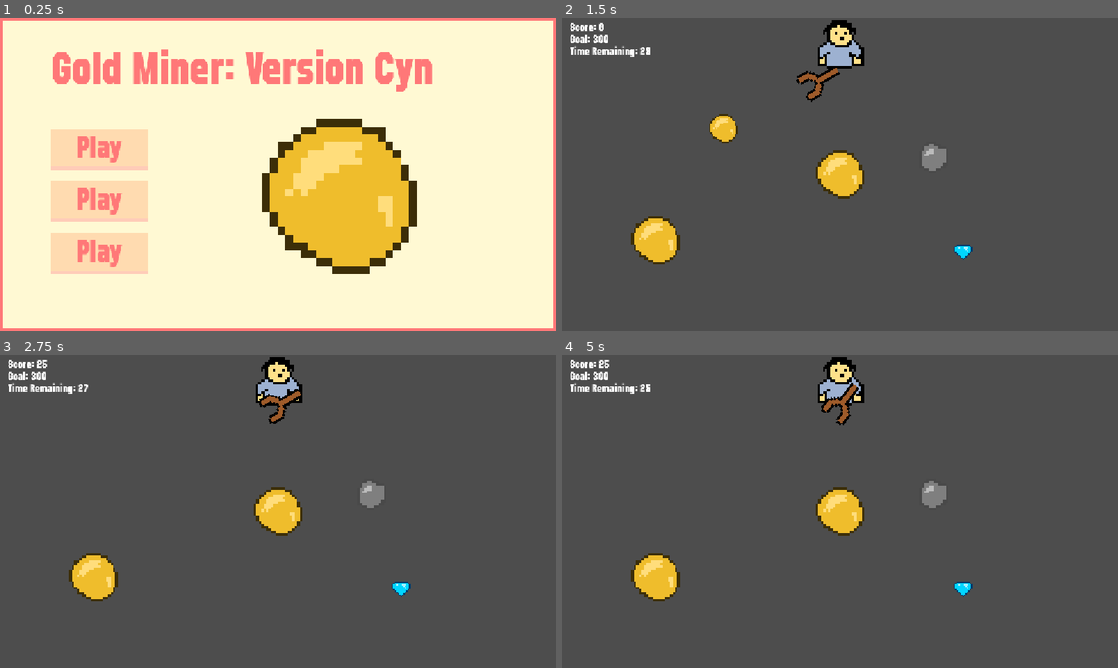
Above: before the commit, frames 1-4 (two rows, left to right).
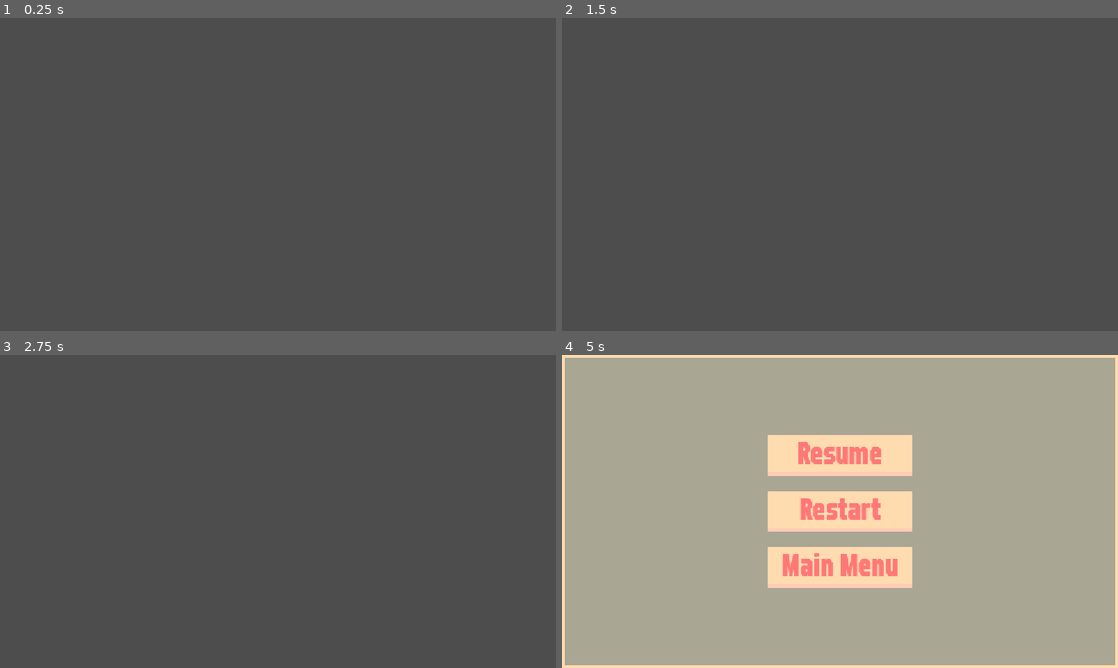
Above: after the commit, the same moments.

Repository: cindyschen/Gold-Miner-Version-Cyn
Game: Godot game, scene res://scenes/pause_menu.tscn
Same seed, same stepped clock (60 frames per second), same inputs: the game is played once before the commit and once after it. Before the commit the project starts from res://scenes/main_menu.tscn.
Inputs (mouse positions are in pixels of both pictures, inside the frame that each line leads up to):
- Up to frame 1 (0.25 s): no input
- Up to frame 2 (1.5 s): click (662, 149) at 0.5 s, where only the run before the commit has a clickable "Play"; tap S (drop_claw) at 1.35 s
- Up to frame 3 (2.75 s): tap S (drop_claw) at 2.1 s
- Up to frame 4 (5 s): tap S (drop_claw) at 2.85, 3.6, 4.35 s; tap Escape (pause, bound only after the commit) at 4.9 s

The runs differ from the first frame. In frame 1, 100% of the frame differs, in the area x 0-100%, y 0-100%; in frame 2, 4.6%; in frame 3, 4.0%; in frame 4, 100%.

Commit message:
Added pause menu

Diff:
--- a/project.godot
+++ b/project.godot
@@ -11,7 +11,7 @@
 [application]
 
 config/name="Gold Miner: Version Cyn"
-run/main_scene="uid://dqcw41twtc73x"
+run/main_scene="uid://dwak76m1bp6gm"
 config/features=PackedStringArray("4.7", "GL Compatibility")
 config/icon="res://icon.svg"
 
@@ -22,13 +22,17 @@
 [display]
 
 window/stretch/mode="canvas_items"
-window/stretch/aspect="expand"
 
 [input]
 
 drop_claw={
 "deadzone": 0.2,
 "events": [Object(InputEventKey,"resource_local_to_scene":false,"resource_name":"","device":-1,"window_id":0,"alt_press …(192 unchanged characters)…
+]
+}
+pause={
+"deadzone": 0.2,
+"events": [Object(InputEventKey,"resource_local_to_scene":false,"resource_name":"","device":-1,"window_id":0,"alt_pressed":false,"shift_pressed":false,"ctrl_pressed":false,"meta_pressed":false,"pressed":false,"keycode":0,"physical_keycode":4194305,"key_label":0,"unicode":0,"location":0,"echo":false,"script":null)
 ]
 }
 
--- a/scenes/game.tscn
+++ b/scenes/game.tscn
@@ -8,6 +8,7 @@
 [ext_resource type="PackedScene" uid="uid://cttvt45eq8t20" path="res://scenes/smallgold.tscn" id="6_p57ef"]
 [ext_resource type="PackedScene" uid="uid://crnhtjpenxksn" path="res://scenes/diamond.tscn" id="7_u5sy4"]
 [ext_resource type="FontFile" uid="uid://co840at5ck4b2" path="res://assets/fonts/Refuel Eb Cond.otf" id="8_gee14"]
+[ext_resource type="PackedScene" uid="uid://dwak76m1bp6gm" path="res://scenes/pause_menu.tscn" id="9_0tnpc"]
 
 [node name="Node2D" type="Node2D" unique_id=41017793]
 script = ExtResource("1_lbhrr")
@@ -69,3 +70,5 @@
 theme_override_fonts/font = ExtResource("8_gee14")
 theme_override_font_sizes/font_size = 24
 text = "Goal: x"
+
+[node name="PauseMenu" parent="." unique_id=1244187670 instance=ExtResource("9_0tnpc")]
--- a/scenes/main_menu.tscn
+++ b/scenes/main_menu.tscn
@@ -1,31 +1,8 @@
 [gd_scene format=3 uid="uid://dqcw41twtc73x"]
 
 [ext_resource type="Script" uid="uid://qyqdrsd07mc1" path="res://scripts/main_menu.gd" id="1_ekxnf"]
-[ext_resource type="FontFile" uid="uid://co840at5ck4b2" path="res://assets/fonts/Refuel Eb Cond.otf" id="2_bqqt6"]
+[ext_resource type="Theme" uid="uid://cy1hwpgarqqen" path="res://scenes/menu.tres" id="2_bqqt6"]
 [ext_resource type="Texture2D" uid="uid://bejxvhtgb2qd3" path="res://assets/sprites/gold.png" id="3_bqqt6"]
-
-[sub_resource type="StyleBoxFlat" id="StyleBoxFlat_wu84c"]
-bg_color = Color(1, 0.85882354, 0.6901961, 1)
-border_width_bottom = 7
-border_color = Color(1, 0.8, 0.72156864, 1)
-
-[sub_resource type="StyleBoxFlat" id="StyleBoxFlat_kkmtd"]
-bg_color = Color(1, 0.9801667, 0.83, 0.99607843)
-border_width_left = 6
-border_width_top = 6
-border_width_right = 6
-border_width_bottom = 6
-border_color = Color(1, 0.47000003, 0.47000003, 1)
-
-[sub_resource type="Theme" id="Theme_1he41"]
-default_font = ExtResource("2_bqqt6")
-Button/colors/font_color = Color(1, 0.47000003, 0.47000003, 1)
-Button/font_sizes/font_size = 64
-Button/fonts/font = ExtResource("2_bqqt6")
-Button/styles/normal = SubResource("StyleBoxFlat_wu84c")
-PanelContainer/styles/panel = SubResource("StyleBoxFlat_kkmtd")
-RichTextLabel/colors/default_color = Color(1, 0.47000003, 0.47000003, 1)
-RichTextLabel/font_sizes/normal_font_size = 96
 
 [node name="Main Menu" type="Control" unique_id=1653671232]
 layout_mode = 3
@@ -43,35 +20,38 @@
 anchor_bottom = 1.0
 grow_horizontal = 2
 grow_vertical = 2
-theme = SubResource("Theme_1he41")
+theme = ExtResource("2_bqqt6")
 
 [node name="MarginContainer" type="MarginContainer" parent="PanelContainer" unique_id=2095891480]
 layout_mode = 2
-theme_override_constants/margin_left = 100
 
 [node name="VBoxContainer" type="VBoxContainer" parent="PanelContainer/MarginContainer" unique_id=1066684588]
 layout_mode = 2
+size_flags_horizontal = 4
 theme_override_constants/separation = 24
 
 [node name="RichTextLabel" type="RichTextLabel" parent="PanelContainer/MarginContainer/VBoxContainer" unique_id=834429469]
-custom_minimum_size = Vector2(1000, 200)
+custom_minimum_size = Vector2(900, 200)
 layout_mode = 2
-size_flags_horizontal = 0
+size_flags_horizontal = 4
 size_flags_vertical = 4
 text = "Gold Miner: Version Cyn
 "
+horizontal_alignment = 1
 vertical_alignment = 1
 
-[node name="Button" type="Button" parent="PanelContainer/MarginContainer/VBoxContainer" unique_id=1247953501]
+[node name="PlayButton" type="Button" parent="PanelContainer/MarginContainer/VBoxContainer" unique_id=1247953501]
 custom_minimum_size = Vector2(200, 0)
 layout_mode = 2
 size_flags_horizontal = 0
 size_flags_vertical = 4
+offset_transform_enabled = true
 text = "Play
 
 "
 
 [node name="Button2" type="Button" parent="PanelContainer/MarginContainer/VBoxContainer" unique_id=1713942501]
+visible = false
 custom_minimum_size = Vector2(200, 0)
 layout_mode = 2
 size_flags_horizontal = 0
@@ -81,6 +61,7 @@
 "
 
 [node name="Button3" type="Button" parent="PanelContainer/MarginContainer/VBoxContainer" unique_id=354686333]
+visible = false
 custom_minimum_size = Vector2(200, 0)
 layout_mode = 2
 size_flags_horizontal = 0
@@ -91,11 +72,11 @@
 
 [node name="TextureRect" type="TextureRect" parent="." unique_id=66572049]
 layout_mode = 0
-offset_left = 543.0
-offset_top = 209.0
-offset_right = 583.0
-offset_bottom = 249.0
+offset_left = 584.0
+offset_top = 215.0
+offset_right = 628.5
+offset_bottom = 257.625
 scale = Vector2(8, 8)
 texture = ExtResource("3_bqqt6")
 
-[connection signal="pressed" from="PanelContainer/MarginContainer/VBoxContainer/Button" to="." method="_on_button_pressed"]
+[connection signal="pressed" from="PanelContainer/MarginContainer/VBoxContainer/PlayButton" to="." method="_on_button_pressed"]
--- /dev/null
+++ b/scenes/menu.tres
@@ -0,0 +1,36 @@
+[gd_resource type="Theme" format=3 uid="uid://cy1hwpgarqqen"]
+
+[ext_resource type="FontFile" uid="uid://co840at5ck4b2" path="res://assets/fonts/Refuel Eb Cond.otf" id="1_is4b8"]
+
+[sub_resource type="StyleBoxFlat" id="StyleBoxFlat_wu84c"]
+bg_color = Color(1, 0.85882354, 0.6901961, 1)
+border_width_bottom = 7
+border_color = Color(1, 0.8, 0.72156864, 1)
+
+[sub_resource type="StyleBoxFlat" id="StyleBoxFlat_kkmtd"]
+bg_color = Color(1, 0.9801667, 0.83, 0.99607843)
+border_width_left = 6
+border_width_top = 6
+border_width_right = 6
+border_width_bottom = 6
+border_color = Color(1, 0.47000003, 0.47000003, 1)
+
+[sub_resource type="StyleBoxFlat" id="StyleBoxFlat_w2b1v"]
+bg_color = Color(1, 0.9801667, 0.83, 0.5176471)
+border_width_left = 6
+border_width_top = 6
+border_width_right = 6
+border_width_bottom = 6
+border_color = Color(1, 0.85882354, 0.6901961, 1)
+
+[resource]
+default_font = ExtResource("1_is4b8")
+Button/colors/font_color = Color(1, 0.47000003, 0.47000003, 1)
+Button/font_sizes/font_size = 64
+Button/fonts/font = ExtResource("1_is4b8")
+Button/styles/normal = SubResource("StyleBoxFlat_wu84c")
+PanelContainer/styles/panel = SubResource("StyleBoxFlat_kkmtd")
+PausePanelContainer/base_type = &"PanelContainer"
+PausePanelContainer/styles/panel = SubResource("StyleBoxFlat_w2b1v")
+RichTextLabel/colors/default_color = Color(1, 0.47000003, 0.47000003, 1)
+RichTextLabel/font_sizes/normal_font_size = 96
--- /dev/null
+++ b/scenes/pause_menu.tscn
@@ -0,0 +1,62 @@
+[gd_scene format=3 uid="uid://dwak76m1bp6gm"]
+
+[ext_resource type="Script" uid="uid://cahcev0i5njmq" path="res://scripts/pause_menu.gd" id="1_myx47"]
+[ext_resource type="Theme" uid="uid://cy1hwpgarqqen" path="res://scenes/menu.tres" id="1_n87rw"]
+
+[node name="PauseMenu" type="Control" unique_id=1244187670]
+process_mode = 3
+layout_mode = 3
+anchors_preset = 15
+anchor_right = 1.0
+anchor_bottom = 1.0
+grow_horizontal = 2
+grow_vertical = 2
+script = ExtResource("1_myx47")
+
+[node name="PanelContainer" type="PanelContainer" parent="." unique_id=1712428855]
+custom_minimum_size = Vector2(1152, 648)
+layout_mode = 1
+anchors_preset = 8
+anchor_left = 0.5
+anchor_top = 0.5
+anchor_right = 0.5
+anchor_bottom = 0.5
+offset_left = -576.0
+offset_top = -324.0
+offset_right = 576.0
+offset_bottom = 324.0
+grow_horizontal = 2
+grow_vertical = 2
+theme = ExtResource("1_n87rw")
+theme_type_variation = &"PausePanelContainer"
+
+[node name="VBoxContainer" type="VBoxContainer" parent="PanelContainer" unique_id=726857646]
+layout_mode = 2
+size_flags_horizontal = 4
+size_flags_vertical = 4
+theme_override_constants/separation = 32
+
+[node name="ResumeButton" type="Button" parent="PanelContainer/VBoxContainer" unique_id=201005322]
+custom_minimum_size = Vector2(300, 0)
+layout_mode = 2
+size_flags_horizontal = 4
+size_flags_vertical = 4
+text = "Resume"
+
+[node name="RestartButton" type="Button" parent="PanelContainer/VBoxContainer" unique_id=1210017662]
+custom_minimum_size = Vector2(300, 0)
+layout_mode = 2
+size_flags_horizontal = 4
+size_flags_vertical = 4
+text = "Restart"
+
+[node name="MenuButton" type="Button" parent="PanelContainer/VBoxContainer" unique_id=1381577198]
+custom_minimum_size = Vector2(300, 0)
+layout_mode = 2
+size_flags_horizontal = 4
+size_flags_vertical = 4
+text = "Main Menu"
+
+[connection signal="pressed" from="PanelContainer/VBoxContainer/ResumeButton" to="." method="_on_resume_button_pressed"]
+[connection signal="pressed" from="PanelContainer/VBoxContainer/RestartButton" to="." method="_on_restart_button_pressed"]
+[connection signal="pressed" from="PanelContainer/VBoxContainer/MenuButton" to="." method="_on_menu_button_pressed"]
--- /dev/null
+++ b/scripts/pause_menu.gd
@@ -0,0 +1,37 @@
+extends Control
+
+var paused = false
+
+func _ready() -> void:
+	hide()
+
+# Called every frame. 'delta' is the elapsed time since the previous frame.
+func _process(delta: float) -> void:
+	if Input.is_action_just_pressed("pause"):
+		if paused == false:
+			show()
+			get_tree().paused = true
+			paused = true
+		else:
+			hide()
+			get_tree().paused = false
+			paused = false
+
+
+
+func _on_resume_button_pressed() -> void:
+	hide()
+	get_tree().paused = false
+	paused = false
+
+
+func _on_restart_button_pressed() -> void:
+	get_tree().paused = false
+	get_tree().reload_current_scene()
+
+
+
+
+func _on_menu_button_pressed() -> void:
+	get_tree().paused = false
+	get_tree().change_scene_to_file("res://scenes/main_menu.tscn")
Not shown, added: scripts/pause_menu.gd.uid
